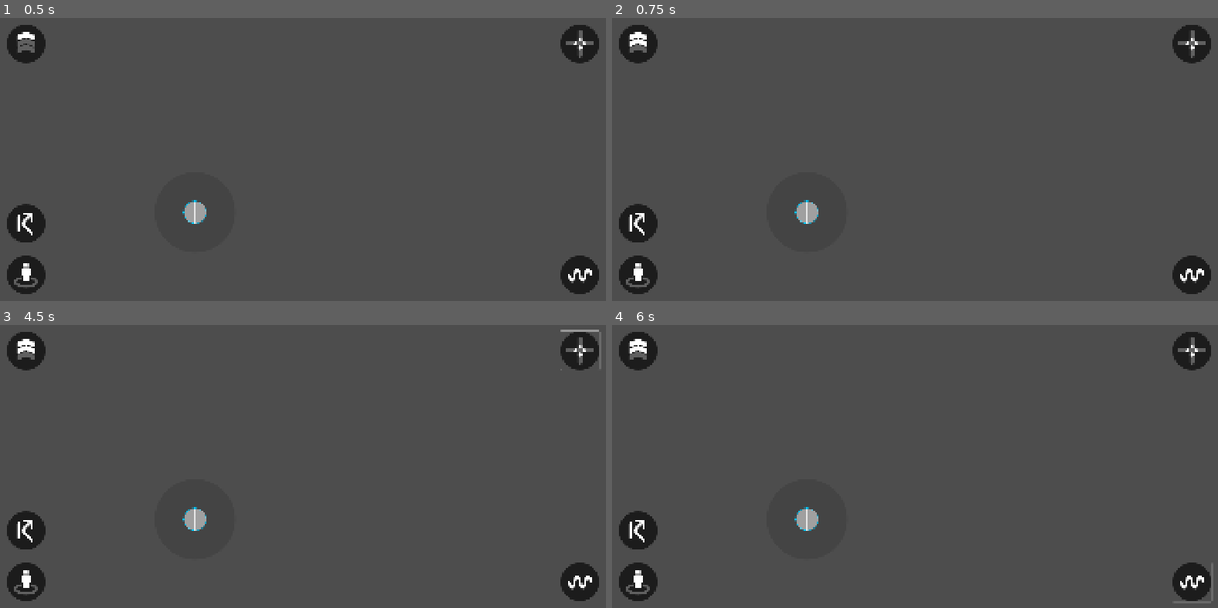
Above: before the commit, frames 1-4 (two rows, left to right).
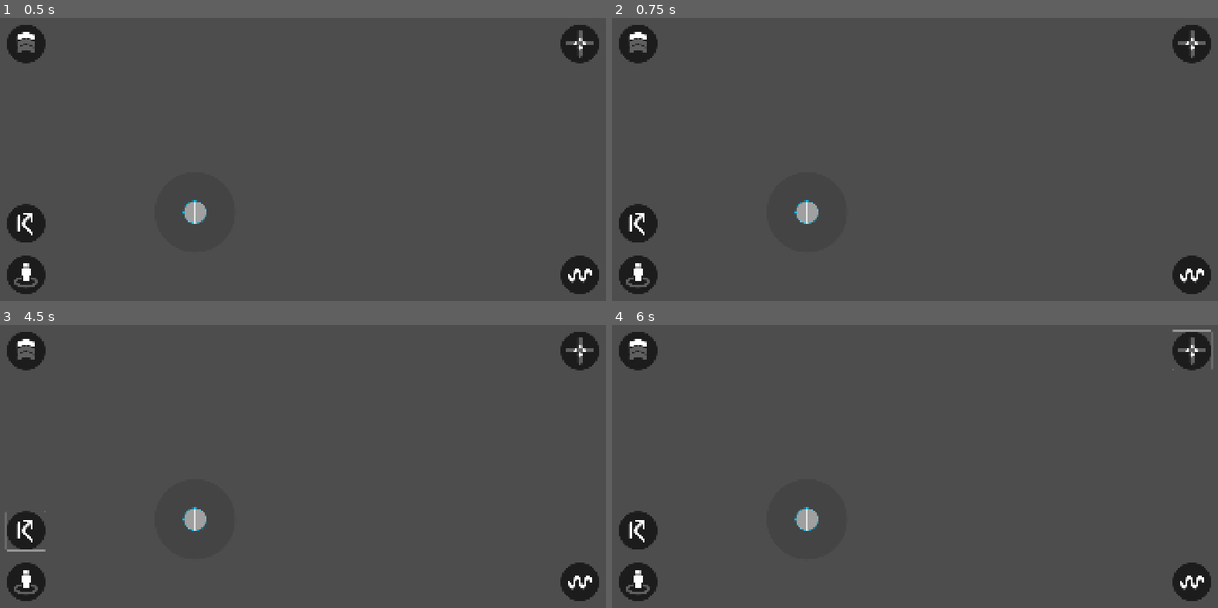
Above: after the commit, the same moments.

Repository: CantanTam/blecaco_phone
Game: Godot game, scene res://scenes/modes/game_mode.tscn
Two runs of this game, one before a commit and one after it. Both use one fixed random seed, a clock stepped at 60 frames per second and the inputs below. This scene is started directly instead of the project's main scene.
Inputs (mouse positions are in pixels of both pictures, inside the frame that each line leads up to):
- Up to frame 1 (0.5 s): no input
- Up to frame 2 (0.75 s): click (636, 43) at 0.5 s
- Up to frame 3 (4.5 s): click (581, 350) at 1.25 s; click (581, 582) at 2 s; click (24, 531) at 2.75 s; click (24, 582) at 3.52 s; tap Enter at 4.25, 4.35 s; move the mouse to (436, 424) at 4.27 s; hold Up from 4.28 s (still down); click (436, 424) at 4.42 s
- Up to frame 4 (6 s): tap Space at 4.52, 5 s; release Up at 5 s; drag from (793, 458) to (884, 508) at 5.02 s; tap Enter at 5.75 s; move the mouse to (975, 364) at 5.77 s; hold Up from 5.78 s (still down); tap Tab at 5.85 s

Frame 1 is identical in both runs. In frame 2, less than 0.1% of the frame differs, in the area x 2-6%, y 7-11%; in frame 3, 0.3%, in the area x 0-100%, y 1-81%; in frame 4, 0.3%.
Error after the commit: Parse Error: Expected statement, found "Indent" instead. (res://scripts/modes/game_mode.gd:206)

Commit message:
SetBodyHeight 回位改用场景定义的锚点 offset，不再依赖 _ready 时记录的旧坐标

Diff:
--- a/scripts/modes/game_mode.gd
+++ b/scripts/modes/game_mode.gd
@@ -116,6 +116,9 @@
 ## 手指最新位置（长按满 2 秒时立刻用它对位 ✓）
 var _gg_last_pos: Vector2 = Vector2.ZERO
 var _gg_rest_position: Vector2 = Vector2.ZERO
+
+## 按钮在场景里定义的 offset（锚点定位 ✗ 不能靠 global_position 还原）
+var _gg_rest_offsets: Array = []
 var _gg_style: StyleBoxFlat = null
 var _gg_flash_tween: Tween = null
 
@@ -191,7 +194,15 @@
 
 		set_body_height_button.mouse_filter = Control.MOUSE_FILTER_IGNORE
 
-		_gg_rest_position = set_body_height_button.global_position
+		_gg_rest_offsets = [
+			set_body_height_button.offset_left,
+			set_body_height_button.offset_top,
+			set_body_height_button.offset_right,
+			set_body_height_button.offset_bottom,
+		]
+		# 用 offset 还原后再取一次（保证与场景定义一致 ✓）
+	_restore_body_height_offsets()
+	_gg_rest_position = set_body_height_button.global_position
 		_apply_body_height_icon()
 
 	# 找 Blender 连接节点
@@ -285,6 +296,17 @@
 	if set_body_height_button == null or not set_body_height_button.is_visible_in_tree():
 		return false
 	return set_body_height_button.get_global_rect().has_point(viewport_position)
+
+
+## 把按钮恢复到场景定义的锚点偏移（最可靠 ✓ 与 viewport 尺寸无关）
+func _restore_body_height_offsets() -> void:
+	if set_body_height_button == null or _gg_rest_offsets.size() != 4:
+		return
+
+	set_body_height_button.offset_left = _gg_rest_offsets[0]
+	set_body_height_button.offset_top = _gg_rest_offsets[1]
+	set_body_height_button.offset_right = _gg_rest_offsets[2]
+	set_body_height_button.offset_bottom = _gg_rest_offsets[3]
 
 
 ## 按指定状态更新图标（脚下指示用 ✓）
@@ -399,6 +421,9 @@
 		print("[GameMode] 相机下方没有物体 → SetBodyHeight 无法拖动")
 		return
 
+	# 先按场景定义的锚点偏移还原（保证取到的是"真正原位" ✓）
+	_restore_body_height_offsets()
+
 	_gg_dragging = true
 	_gg_rest_position = set_body_height_button.global_position
 
@@ -434,8 +459,11 @@
 		_gg_flash_tween.kill()
 
 	_gg_flash_tween = create_tween()
+	# 先算出"原位"的 global_position（按当前 viewport 尺寸 ✓）
+	var rest_global: Vector2 = _gg_rest_position
+
 	_gg_flash_tween.tween_property(
-		set_body_height_button, "global_position", _gg_rest_position,
+		set_body_height_button, "global_position", rest_global,
 		BODY_HEIGHT_SNAP_SEC
 	).set_trans(Tween.TRANS_BACK).set_ease(Tween.EASE_OUT)
 
